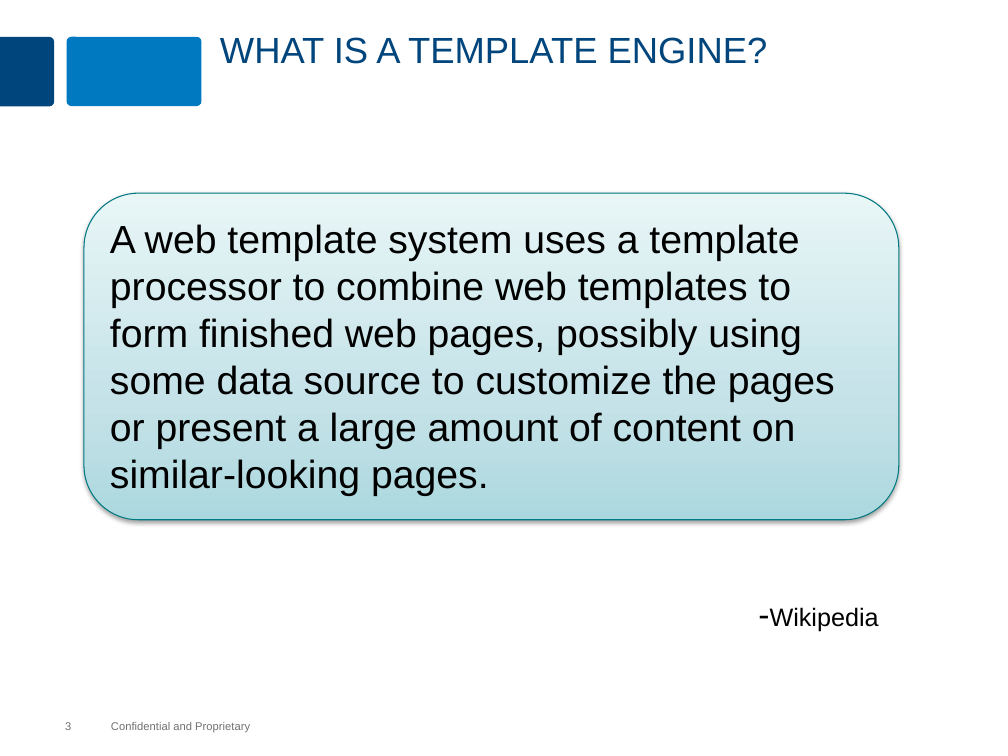
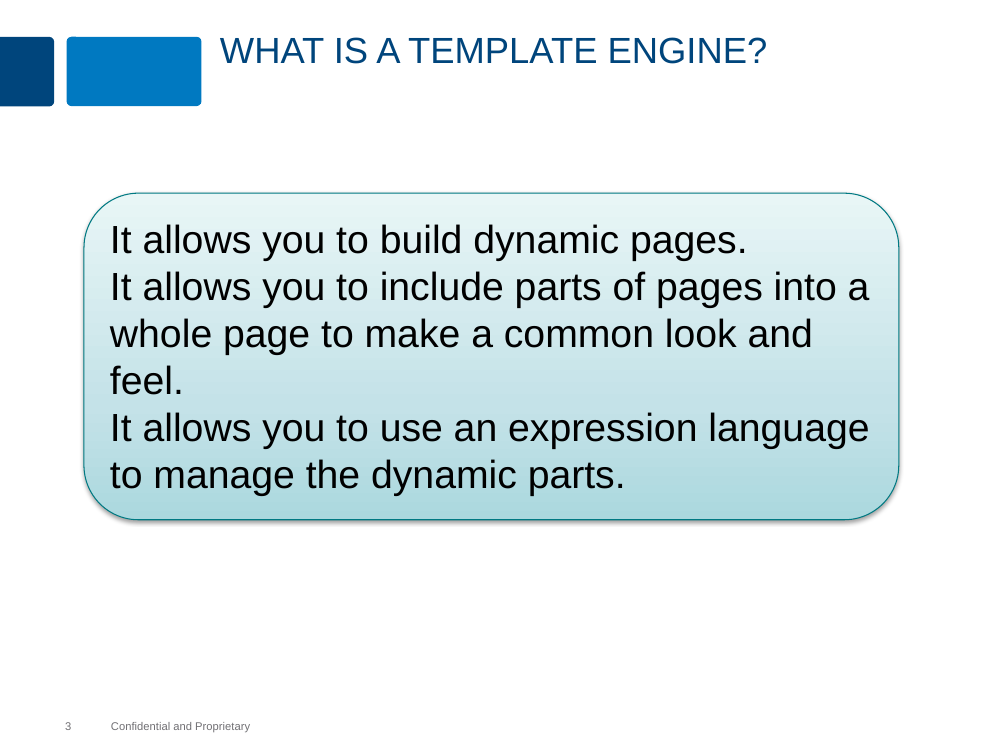
Before and after one commit to MaxMillington/nodePractice, a slide deck: slide 3 of node/lesson-83-dustjs/dustjs.pptx. Drawn at 1008x756 pixels with LibreOffice and Linux fonts; fonts in the diff are those of the drawing; background and template pictures are left out. Boxes give left, top, right and bottom in pixels: in the first picture for what was removed or moved away, otherwise in the second. Text is boxed around its words. In the diff, an @@ line names an element or a change of style, - is before the commit and + after.

```diff
--- a/node/lesson-83-dustjs/dustjs.pptx
+++ b/node/lesson-83-dustjs/dustjs.pptx
@@ text in rounded rectangle at (110, 224, 870, 496): text changed @@
-A web template system uses a template processor to combine web templates to form finished web pages, possibly using some data source to customize the pages or present a large amount of content on similar-looking pages.
+It allows you to build dynamic pages.
+It allows you to include parts of pages into a whole page to make a common look and feel.
+It allows you to use an expression language to manage the dynamic parts.
@@ text removed at (770, 607, 879, 632) @@
--Wikipedia
```
Also in this commit, not shown: 10 other slides changed, 2 slides added, 16 slides removed, 4 other files.
